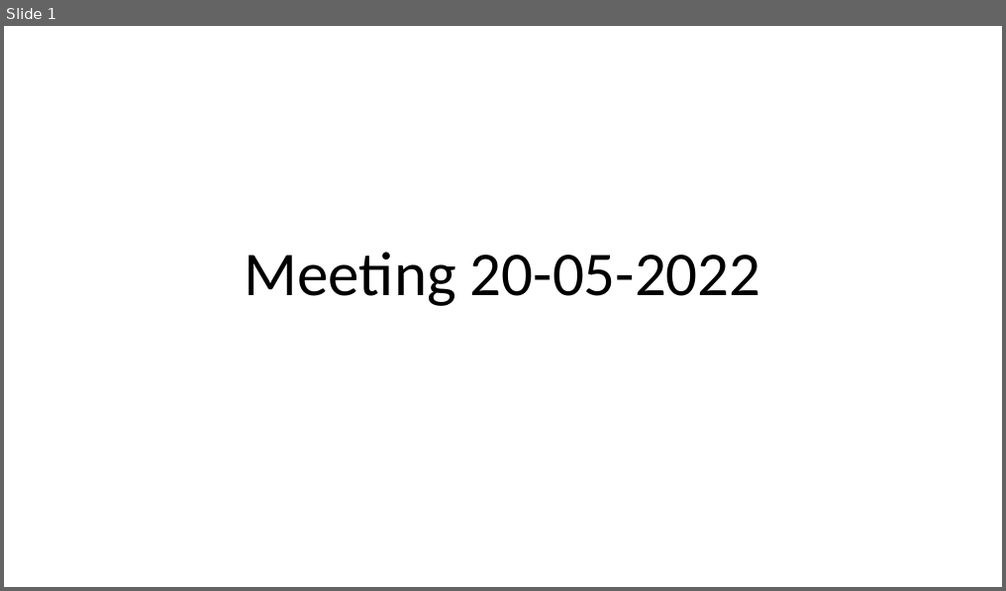
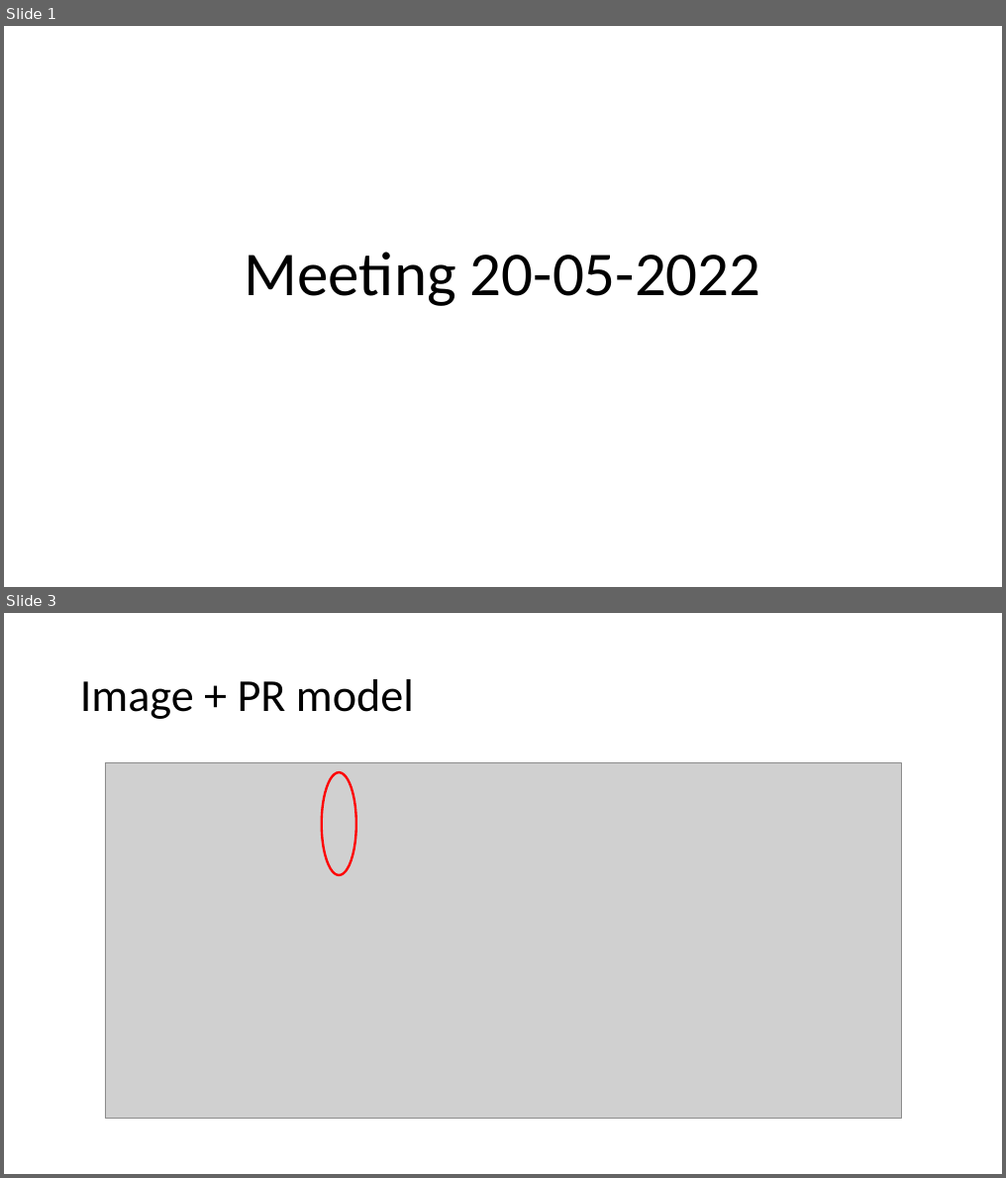
Before and after one commit to lancedw/3D-state-prediction-for-surface-vessels-using-IMU-data-and-images, a slide deck: Documentation/Presentations/Meeting 20-05-2022.pptx. Shown one above the other, each under a label of ours: slide 1 before the commit, slides 1 and 3 after it; the slides between them are not shown. The pictures are 1006x591 and 1006x1178 pixels, drawn with LibreOffice and Linux fonts; fonts in the diff are those of the drawing; grey boxes stand for pictures. Boxes give left, top, right and bottom in pixels: in the first picture for what was removed or moved away, otherwise in the second. Text is boxed around its words. In the diff, an @@ line names an element or a change of style, - is before the commit and + after.

```diff
--- a/Documentation/Presentations/Meeting 20-05-2022.pptx
+++ b/Documentation/Presentations/Meeting 20-05-2022.pptx
@@ slide 3 added at [4,613,1002,1174], background #FFFFFF @@
@@ title added at [80,679,414,719], 44 pt, text #000000 @@
+Image + PR model
@@ picture added at [105,762,902,1119] @@
@@ ellipse added at [322,772,355,875], outline #FF0000 2.25 pt @@
```
Also in this commit, not shown: 1 slide changed, 6 other slides added, 4 other files.
